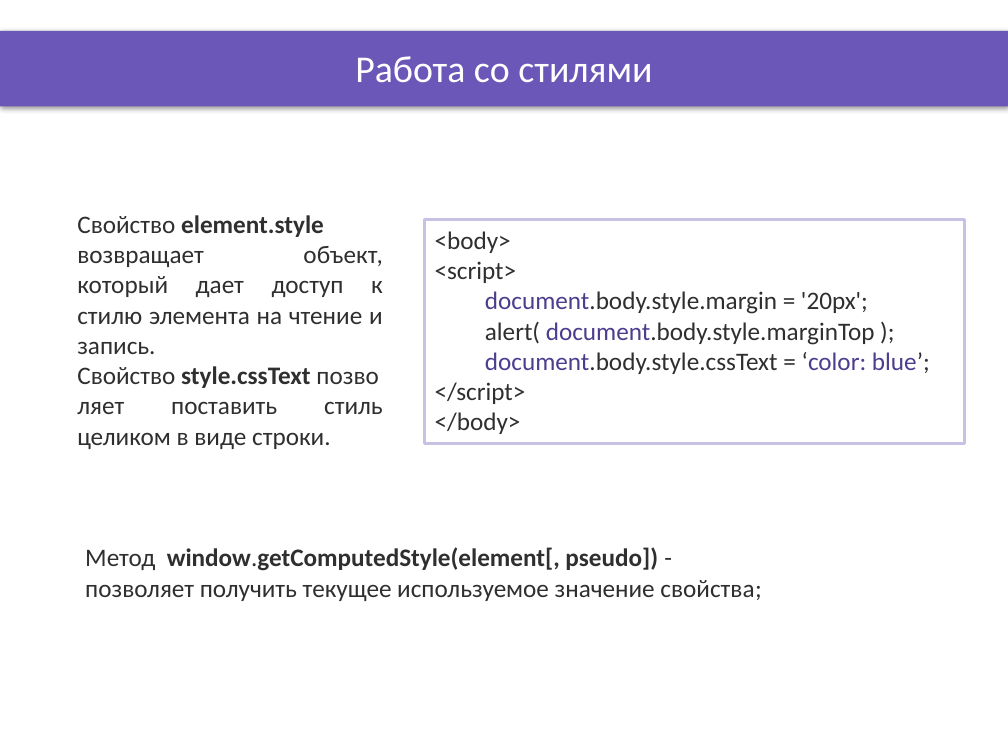
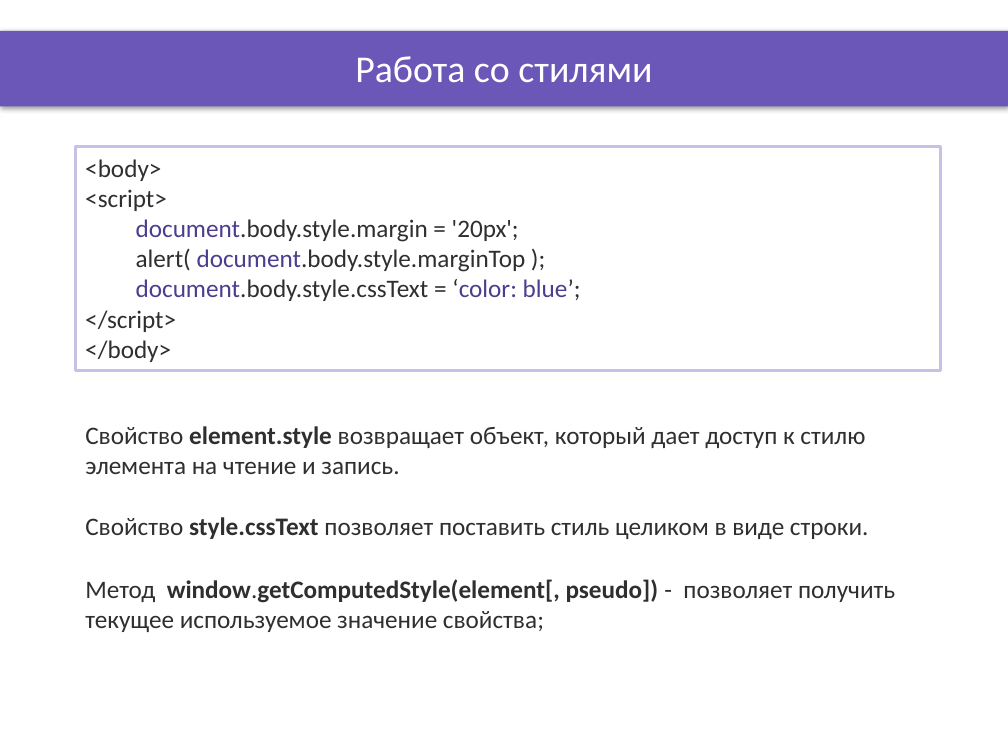
Before and after one commit to DinamickaDevelopment/ignite, a slide deck: slide 4 of JS/007_lesson/Presentation/document_page_objects_2.pptx. Drawn at 1008x756 pixels with LibreOffice and Linux fonts; fonts in the diff are those of the drawing; background and template pictures are left out. Boxes give left, top, right and bottom in pixels: in the first picture for what was removed or moved away, otherwise in the second. Text is boxed around its words. In the diff, an @@ line names an element or a change of style, - is before the commit and + after.

```diff
--- a/JS/007_lesson/Presentation/document_page_objects_2.pptx
+++ b/JS/007_lesson/Presentation/document_page_objects_2.pptx
@@ rectangle "<body>": place and size @@
-rectangle "<body>" at box(424, 220, 964, 444)
+rectangle "<body>" at box(76, 147, 940, 371)
@@ text "Свойство element.style возвращает объект, который ...": place and size @@
-text "Свойство element.style возвращает объект, который ..." at box(77, 215, 383, 449)
+text "Свойство element.style возвращает объект, который ..." at box(85, 426, 869, 539)
@@ text "Свойство element.style возвращает объект, который ..." at box(85, 426, 869, 539): alignment justified to left @@
@@ text "Метод window.getComputedStyle(element[, pseudo]) - позволяет ..." rewrapped from box(85, 547, 761, 601) to box(85, 579, 895, 632) @@
```
Also in this commit, not shown: 2 other slides changed, 21 other files.
